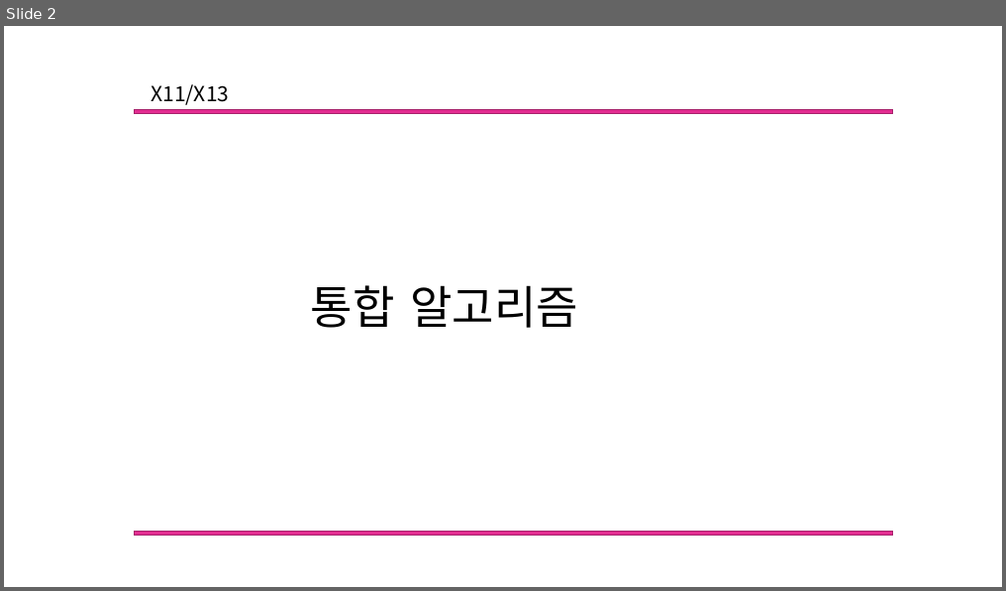
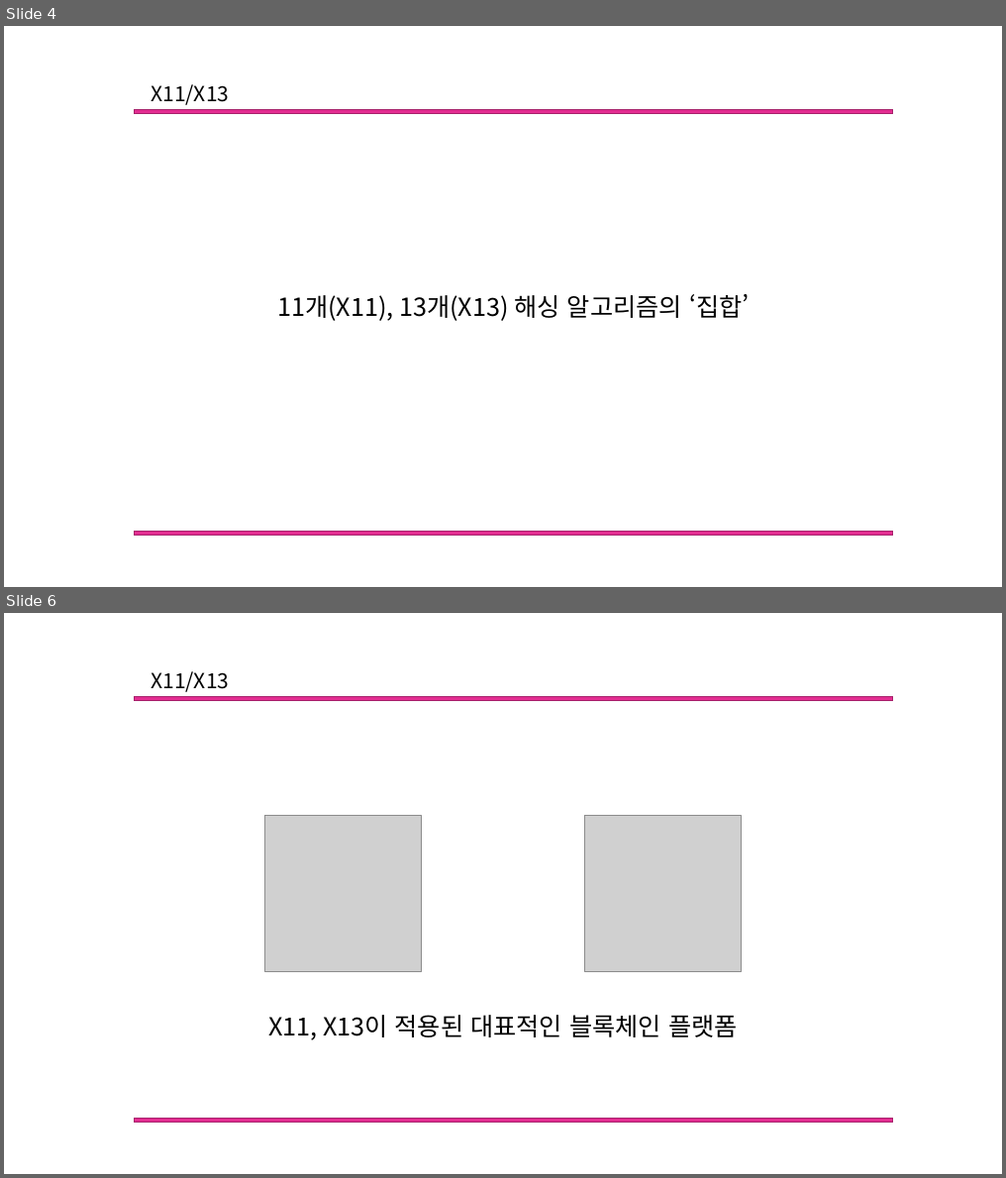
Before and after one commit to Mikusnuz/MyPractice, a slide deck: Study/14. X11, X13 Algorithm.pptx. Shown one above the other, each under a label of ours: slide 2 before the commit, slides 4 and 6 after it; the slides between them are not shown. The pictures are 1006x591 and 1006x1178 pixels, drawn with LibreOffice and Linux fonts; fonts in the diff are those of the drawing; grey boxes stand for pictures. Boxes give left, top, right and bottom in pixels: in the first picture for what was removed or moved away, otherwise in the second. Text is boxed around its words. In the diff, an @@ line names an element or a change of style, - is before the commit and + after.

```diff
--- a/Study/14. X11, X13 Algorithm.pptx
+++ b/Study/14. X11, X13 Algorithm.pptx
@@ slide 6 added at (4,613,1002,1174), background #FFFFFF @@
@@ text added at (151,671,229,692), 20 pt, text #000000 @@
+X11/X13
@@ rectangle added at (134,697,893,700), fill #E32D91, outline #A8216B 1 pt @@
@@ picture added at (265,816,421,971) @@
@@ picture added at (585,816,741,971) @@
@@ text added at (268,1015,738,1041), 24 pt, text #000000 @@
+X11, X13이 적용된 대표적인 블록체인 플랫폼
@@ rectangle added at (134,1118,893,1122), fill #E32D91, outline #A8216B 1 pt @@
@@ what was slide 2 is now slide 4 @@
@@ slide 4 changed as well @@
@@ text removed at (410,285,578,328) @@
-알고리즘
@@ text at (277,294,748,321): text changed; size 44 to 24 pt @@
-통합
+11개(X11), 13개(X13) 해싱 알고리즘의 ‘집합’
```
Also in this commit, not shown: 2 other slides changed, 4 other slides added, 4 other files.
